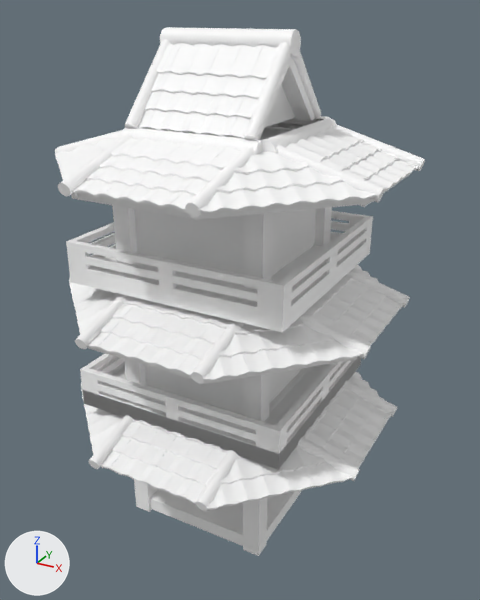
The FBX model ProjectMeteor/Assets/Models/Buildings/squarestack3.fbx: old version first, new version second.
Camera for both pictures: a 50 mm camera at (0.219, 0.59, 0.44) aimed at (-0.037, 1.056, 0.208). Every picture has the same lights, and +X, +Y and +Z are marked at lower left. Where no turn or scale is listed for an object, it has been applied to the vertices. Vertices at the same position are counted once.

The older version as bpy lines, for what is in view:
```python
me_mesh = bpy.data.meshes.new('Mesh')
me_mesh.from_pydata(...)  # a box spanning x -0.056..0.058, y -0.058..0.056, z -0.081..0.173; a box spanning x 0.051..0.066, y 0.05..0.066, z -0.173..0.17; a box spanning x 0.051..0.066, y -0.065..-0.05, z -0.173..0.17; a box spanning x -0.066..-0.051, y 0.05..0.066, z -0.173..0.17; a box spanning x -0.066..-0.051, y -0.066..-0.05, z -0.173..0.17
me_mesh.materials.append(mat_building)  # white #ffffff
me_mesh_002 = bpy.data.meshes.new('Mesh.002')
me_mesh_002.from_pydata(...)  # 2857 vertices, 1670 faces; spans x -0.14..0.14, y -0.193..0.087, z -0.017..0.021
me_mesh_002.materials.append(mat_building)  # white #ffffff
me_mesh_003 = bpy.data.meshes.new('Mesh.003')
me_mesh_003.from_pydata(...)  # 360 vertices, 264 faces; spans x -0.095..0.095, y -0.092..0.092, z -0.202..0.067
me_mesh_003.materials.append(mat_building)  # white #ffffff
# before: 354 (-0.066, 0.064, -0.189), 355 (-0.066, -0.064, -0.189), 356 (0.065, 0.064, -0.189), 357 (0.065, -0.064, -0.189) at pixel (258, 541)
me_mesh_004 = bpy.data.meshes.new('Mesh.004')
me_mesh_004.from_pydata(...)  # 2857 vertices, 1670 faces; spans x -0.14..0.14, y -0.193..0.087, z -0.017..0.021
me_mesh_004.materials.append(mat_building)  # white #ffffff
me_mesh_005 = bpy.data.meshes.new('Mesh.005')
me_mesh_005.from_pydata(...)  # 2857 vertices, 1670 faces; spans x -0.14..0.14, y -0.193..0.087, z -0.017..0.021
me_mesh_005.materials.append(mat_building)  # white #ffffff
ob_base1 = bpy.data.objects.new('base1', me_mesh)
ob_base1.location = (-0.0474, 1.0533, 0.1736)
ob_fence = bpy.data.objects.new('fence', me_mesh_003)
ob_fence.location = (-0.0472, 1.054, 0.2045)
ob_step43 = bpy.data.objects.new('step43', me_mesh_002)
ob_step43.location = (-0.0429, 1.1061, 0.3385)
ob_step54 = bpy.data.objects.new('step54', me_mesh_004)
ob_step54.location = (-0.0429, 1.1061, 0.2235)
ob_step55 = bpy.data.objects.new('step55', me_mesh_005)
ob_step55.location = (-0.0429, 1.1061, 0.1155)
# also in view: 'rooftop1' at (-0.046, 1.052, 0.391)
```
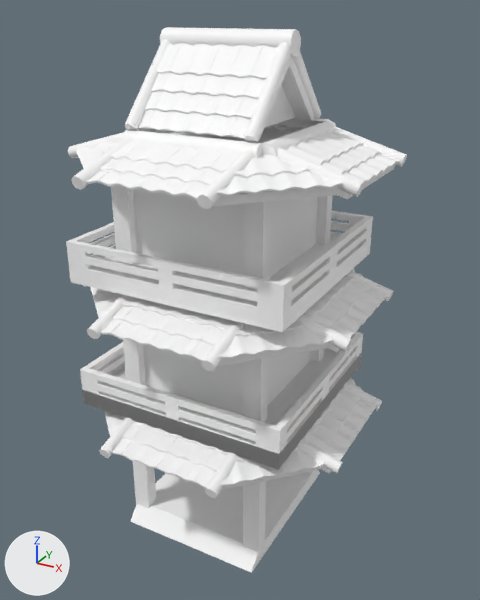
The change, as a diff of the scene's bpy script:
```diff
--- a/ProjectMeteor/Assets/Models/Buildings/squarestack3.fbx.py
+++ b/ProjectMeteor/Assets/Models/Buildings/squarestack3.fbx.py
@@ me_mesh_004 @@
 # used by ob_step54; location = (-0.0429, 1.1061, 0.2235)
-me_mesh_004.from_pydata(...)  # 2857 vertices, 1670 faces; spans x -0.14..0.14, y -0.193..0.087, z -0.017..0.021
+me_mesh_004.from_pydata(...)  # 1962 vertices, 1179 faces; spans x -0.126..0.126, y -0.179..0.074, z -0.012..0.021
+# me_mesh_004 part 6: 59 loose pieces with 880 vertices, spanning x -0.137..0.137, y -0.193..0.087, z -0.017..0.014, are deleted
+# me_mesh_004 part 7: 100 vertices moved from x -0.14..0.14, y -0.193..0.086, z -0.017..-0.004 to x -0.126..0.126, y -0.179..0.074, z -0.012..0.0; 15 vertices removed from x 0.034..0.052, y 0.06..0.086, z -0.011..-0.001
 me_mesh_004.materials.append(mat_building)
@@ me_mesh_005 @@
 # used by ob_step55; location = (-0.0429, 1.1061, 0.1155)
-me_mesh_005.from_pydata(...)  # 2857 vertices, 1670 faces; spans x -0.14..0.14, y -0.193..0.087, z -0.017..0.021
+me_mesh_005.from_pydata(...)  # 1962 vertices, 1179 faces; spans x -0.126..0.126, y -0.179..0.074, z -0.012..0.021
+# me_mesh_005 part 1: 59 loose pieces with 880 vertices, spanning x -0.137..0.137, y -0.193..0.087, z -0.017..0.014, are deleted
+# me_mesh_005 part 2: 100 vertices moved from x -0.14..0.14, y -0.193..0.086, z -0.017..-0.004 to x -0.126..0.126, y -0.179..0.074, z -0.012..0.0; 15 vertices removed from x 0.034..0.052, y 0.06..0.086, z -0.011..-0.001
 me_mesh_005.materials.append(mat_building)
@@ me_mesh_002 @@
 # used by ob_step43; location = (-0.0429, 1.1061, 0.3385)
-me_mesh_002.from_pydata(...)  # 2857 vertices, 1670 faces; spans x -0.14..0.14, y -0.193..0.087, z -0.017..0.021
+me_mesh_002.from_pydata(...)  # 1962 vertices, 1179 faces; spans x -0.126..0.126, y -0.179..0.074, z -0.012..0.021
+# me_mesh_002 part 4: 59 loose pieces with 880 vertices, spanning x -0.137..0.137, y -0.193..0.087, z -0.017..0.014, are deleted
+# me_mesh_002 part 5: 100 vertices moved from x -0.14..0.14, y -0.193..0.086, z -0.017..-0.004 to x -0.126..0.126, y -0.179..0.074, z -0.012..0.0; 15 vertices removed from x 0.034..0.052, y 0.06..0.086, z -0.011..-0.001
 me_mesh_002.materials.append(mat_building)
@@ me_mesh_003 @@
 me_mesh_003.from_pydata(...)  # 360 vertices, 264 faces; spans x -0.095..0.095, y -0.092..0.092, z -0.202..0.067
 # used by ob_fence; location = (-0.0472, 1.054, 0.2045)
-me_mesh_003.vertices[352].co = (-0.066, 0.064, -0.202)
-me_mesh_003.vertices[353].co = (-0.066, -0.064, -0.202)
-me_mesh_003.vertices[358].co = (0.065, 0.064, -0.202)
-me_mesh_003.vertices[359].co = (0.065, -0.064, -0.202)  # pixel (258, 552)
+# me_mesh_003 part 3
+for i in [*range(354, 358)]: me_mesh_003.vertices[i].co += Vector((0.0, 0.0, -0.009))
+me_mesh_003.vertices[352].co = (-0.066, 0.077, -0.213)
+me_mesh_003.vertices[353].co = (-0.066, -0.078, -0.213)  # pixel (130, 521)
+me_mesh_003.vertices[358].co = (0.065, 0.077, -0.213)  # pixel (320, 472)
+me_mesh_003.vertices[359].co = (0.065, -0.078, -0.213)  # pixel (251, 572)
 me_mesh_003.materials.append(mat_building)
@@ ob_step54 @@
 ob_step54 = bpy.data.objects.new('step54', me_mesh_004)
-ob_step54.location = (-0.0429, 1.1061, 0.2235)
+ob_step54.location = (-0.0429, 1.1063, 0.222)
@@ ob_step55 @@
 ob_step55 = bpy.data.objects.new('step55', me_mesh_005)
-ob_step55.location = (-0.0429, 1.1061, 0.1155)
+ob_step55.location = (-0.0429, 1.1063, 0.1134)
@@ ob_step43 @@
 ob_step43 = bpy.data.objects.new('step43', me_mesh_002)
-ob_step43.location = (-0.0429, 1.1061, 0.3385)
+ob_step43.location = (-0.0429, 1.1063, 0.3364)
```

Where the change shows, as pixel boxes [x1, y1, x2, y2] in the pictures (480 x 600 px; the box of a moved part takes in the faces that stretch with it):
'fence', reshaped (8% taller)
    before: [66, 211, 373, 546]
    after: [66, 211, 373, 573]
'step43', reshaped, moved (8% narrower, 13% shorter)
    before: [55, 116, 425, 220]
    after: [68, 119, 407, 209]
'step54', reshaped, moved (9% narrower, 14% shorter)
    before: [69, 265, 410, 385]
    after: [83, 268, 393, 371]
'step55', reshaped, moved
    before: [81, 367, 397, 512]
    after: [99, 378, 382, 498]
part 1 of me_mesh_005, deleted
    before: [81, 372, 391, 510]
part 2 of me_mesh_005, moved or reshaped
    before: [81, 380, 397, 512]
    after: [99, 382, 382, 498]
part 3 of me_mesh_003, moved or reshaped
    before: [150, 445, 302, 546]
    after: [130, 453, 320, 573]
part 4 of me_mesh_002, deleted
    before: [55, 127, 418, 220]
part 5 of me_mesh_002, moved or reshaped
    before: [55, 119, 425, 220]
    after: [68, 121, 407, 209]
part 6 of me_mesh_004, deleted
    before: [69, 265, 403, 381]
part 7 of me_mesh_004, moved or reshaped
    before: [69, 270, 410, 385]
    after: [83, 271, 393, 371]
